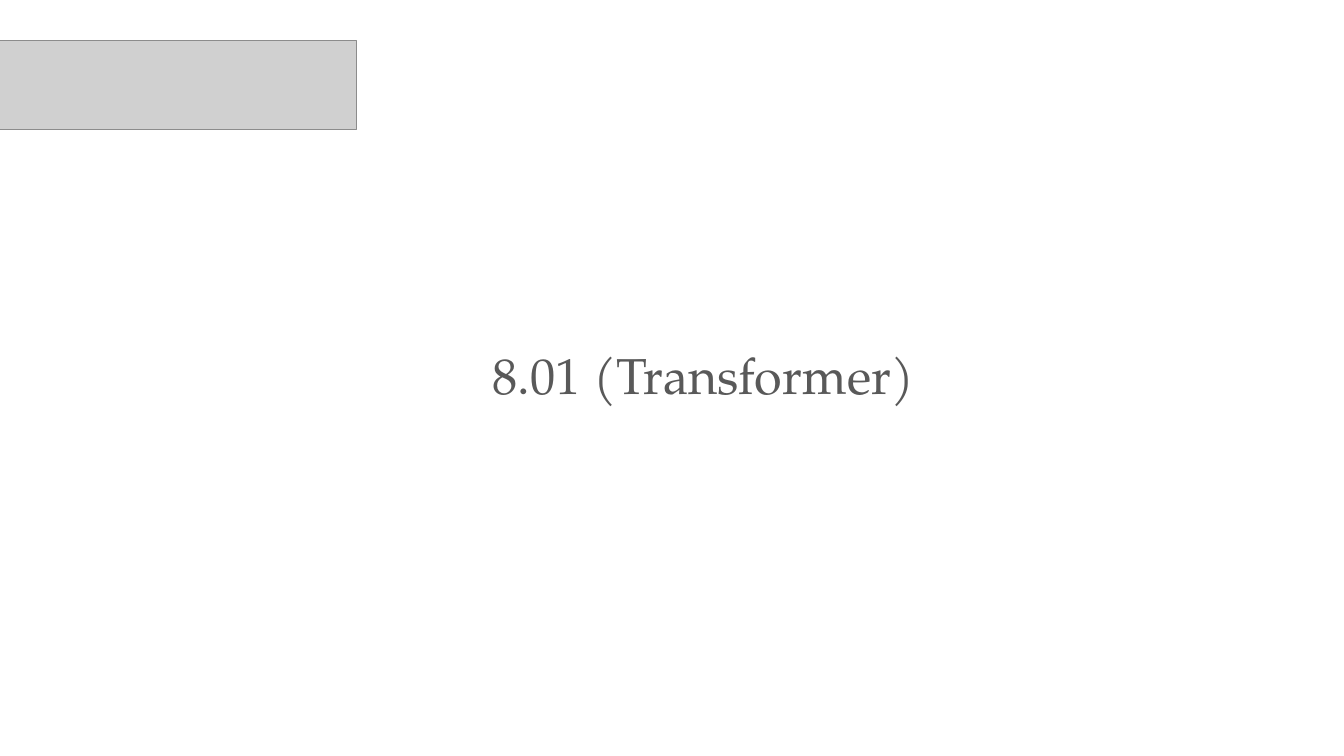
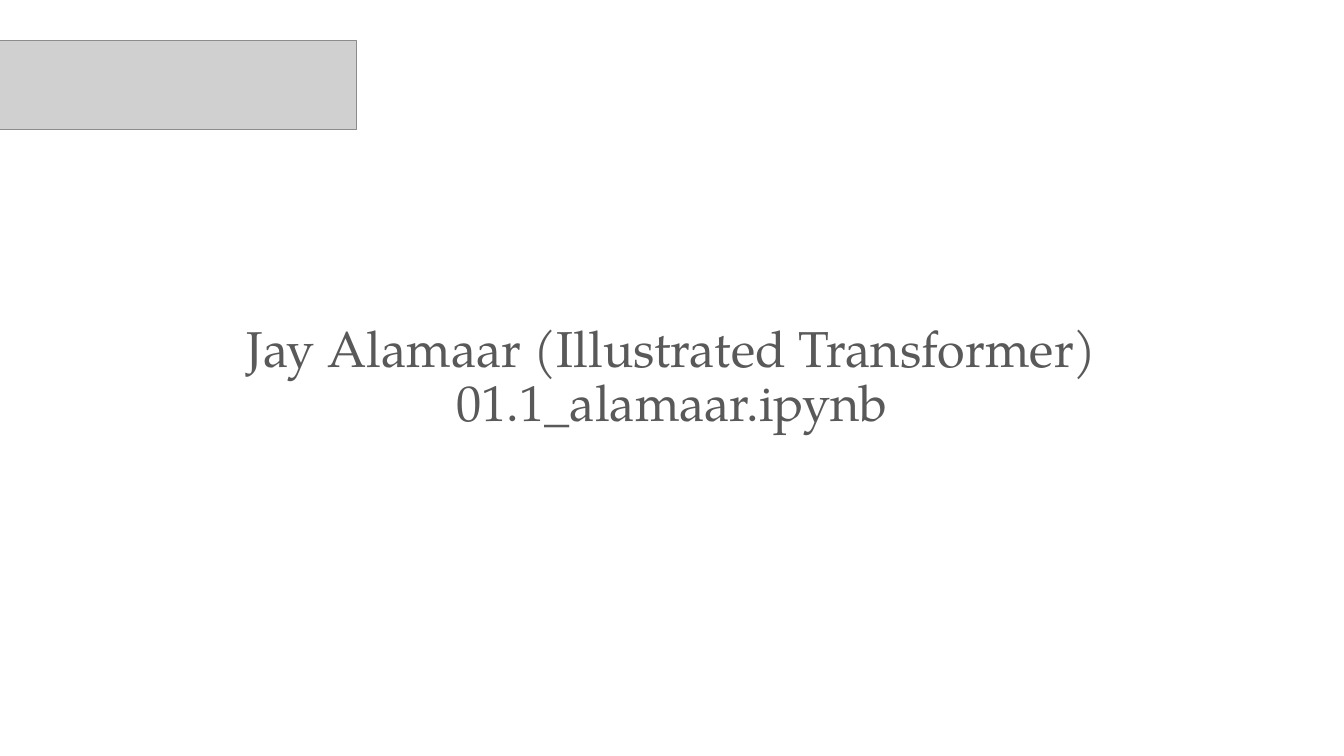
Before and after one commit to PracticumAI/transformers, a slide deck: slide 12 of presentations/01_transformers_intro.pptx (slide 13 before the commit). Drawn at 1344x756 pixels with LibreOffice and Linux fonts; fonts in the diff are those of the drawing; grey boxes stand for pictures. Boxes give left, top, right and bottom in pixels: in the first picture for what was removed or moved away, otherwise in the second. Text is boxed around its words. In the diff, an @@ line names an element or a change of style, - is before the commit and + after.

```diff
--- a/presentations/01_transformers_intro.pptx
+++ b/presentations/01_transformers_intro.pptx
@@ title added at (247, 330, 1097, 435), 36 pt, text #595959 @@
+Jay Alamaar (Illustrated Transformer)
+01.1_alamaar.ipynb
@@ title removed at (493, 357, 914, 406) @@
-8.01 (Transformer)
```
Also in this commit, not shown: 6 slides added, 1 other file.
